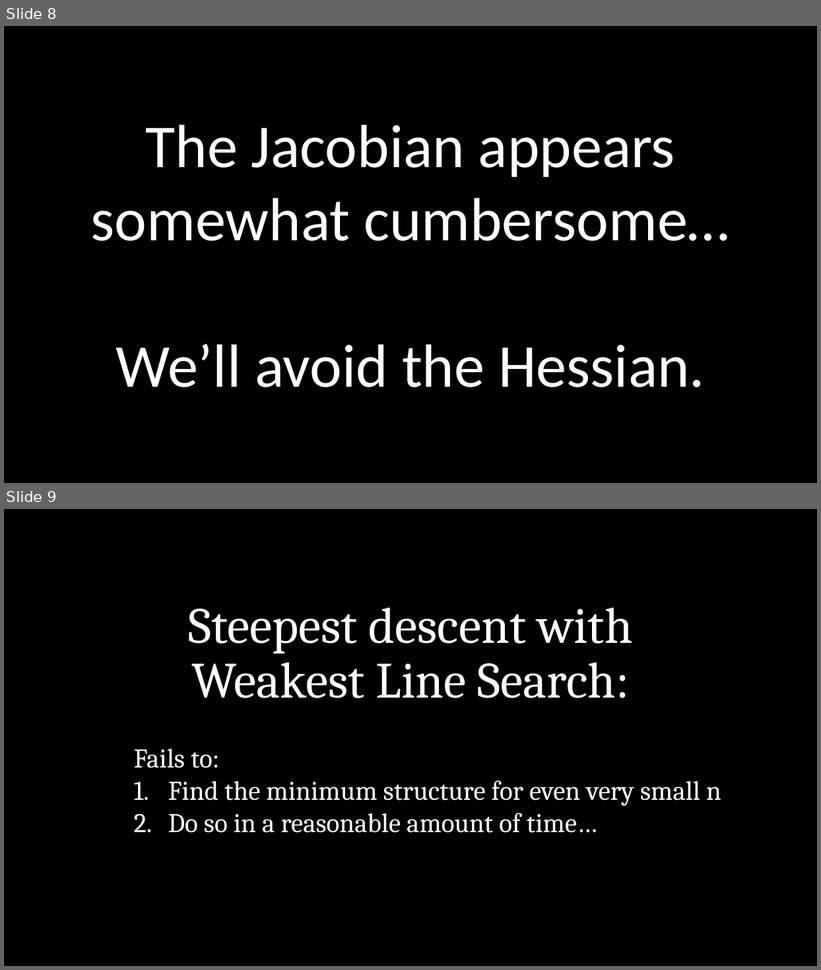
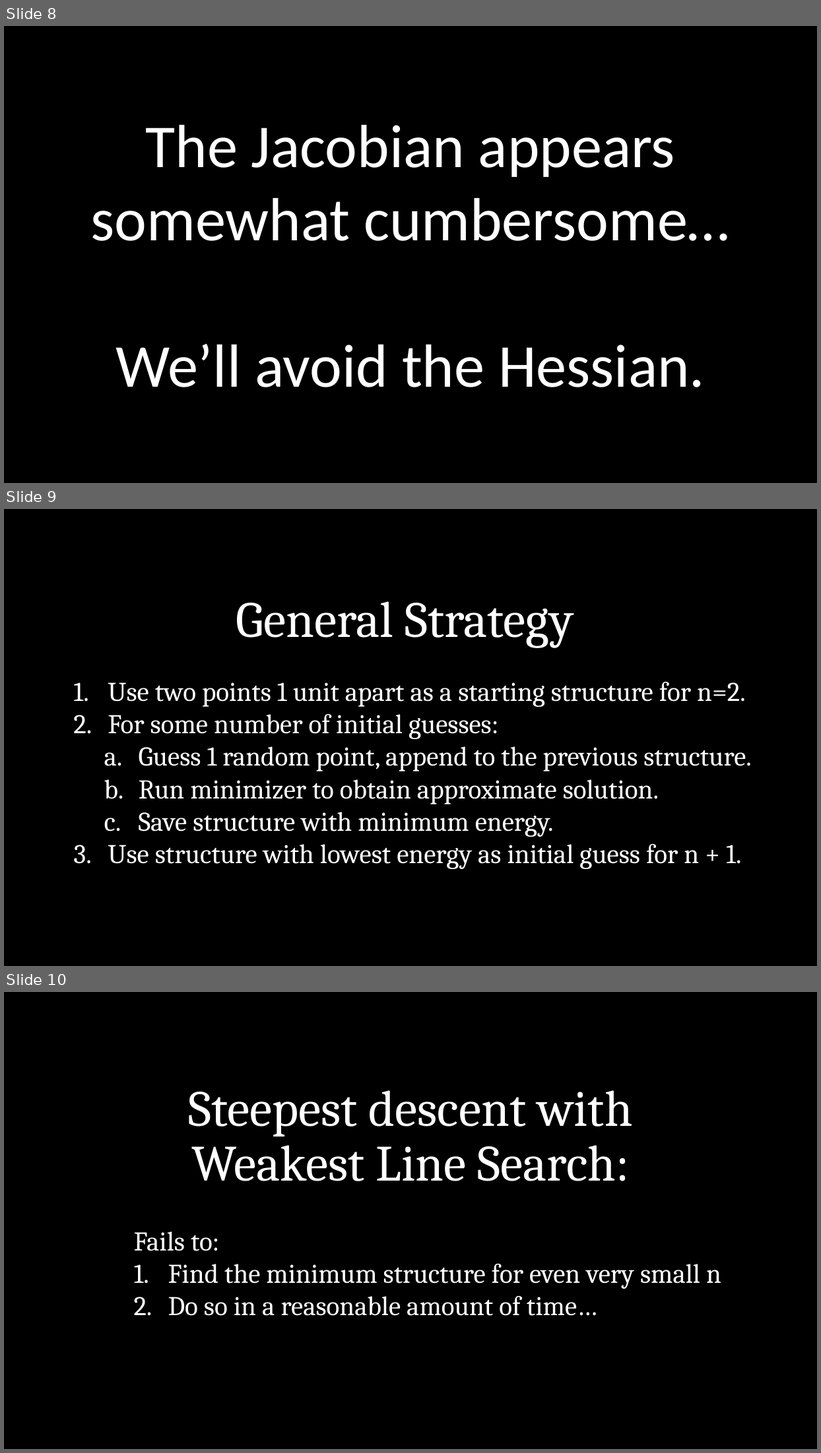
Before and after one commit to stephen-bapple/numerical-analysis, a slide deck: Lennard-Jones Structures.pptx. Shown one above the other, each under a label of ours: slides 8 and 9 before the commit, slides 8, 9 and 10 after it. The pictures are 821x970 and 821x1453 pixels, drawn with LibreOffice and Linux fonts; fonts in the diff are those of the drawing. Boxes give left, top, right and bottom in pixels: in the first picture for what was removed or moved away, otherwise in the second. Text is boxed around its words. In the diff, an @@ line names an element or a change of style, - is before the commit and + after.

Commit message:
Added to ppt.

```diff
--- a/Lennard-Jones Structures.pptx
+++ b/Lennard-Jones Structures.pptx
@@ slide 9 added at <box>4,509,817,966</box>, background #000000 @@
@@ title added at <box>236,601,574,648</box>, 60 pt, text #FFFFFF @@
+General Strategy
@@ text added at <box>108,682,751,869</box>, 32 pt, text #FFFFFF @@
+1. Use two points 1 unit apart as a starting structure for n=2.
+2. For some number of initial guesses:
+  a. Guess 1 random point, append to the previous structure.
+  b. Run minimizer to obtain approximate solution.
+  c. Save structure with minimum energy.
+3. Use structure with lowest energy as initial guess for n + 1.
@@ what was slide 9 is now slide 10 @@
```
Also in this commit, not shown: 2 other slides added.
